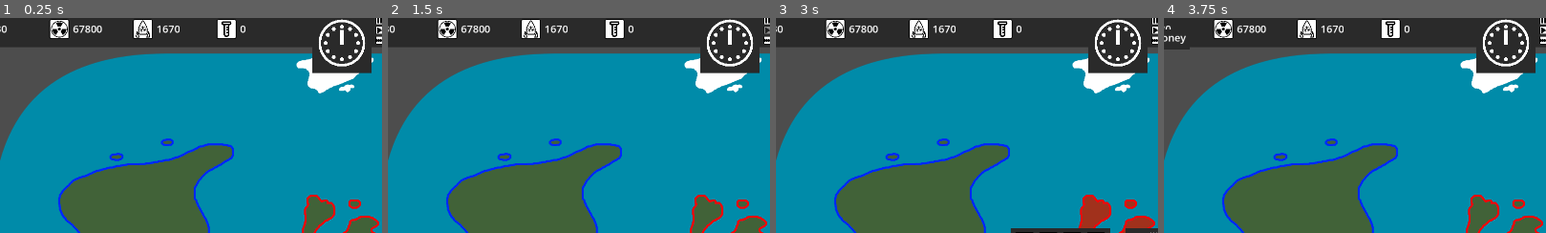
Above: before the commit, frames 1-4 (left to right).
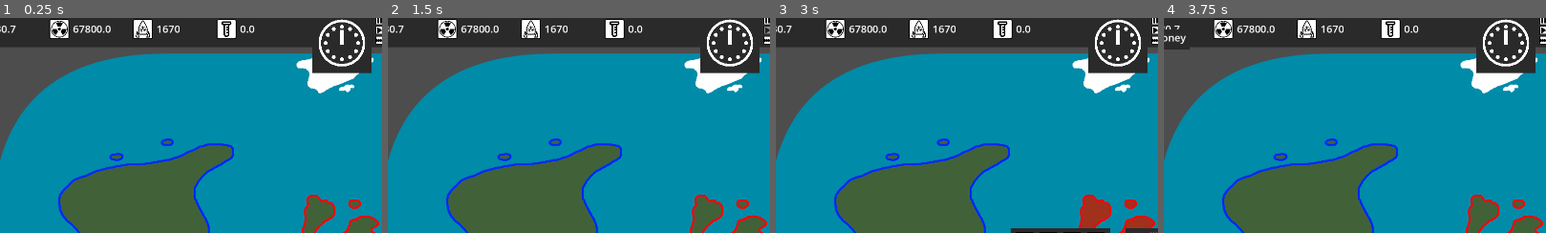
Above: after the commit, the same moments.

Repository: Stev51/gmtk-jam-2026
Game: Godot game, scene res://scenes/main.tscn
Two runs of this game, one before a commit and one after it. Both use one fixed random seed, a clock stepped at 60 frames per second and the inputs below.
Inputs (mouse positions are % of the whole screen's width and height, from its top left):
- Up to frame 1 (0.25 s): no input
- Up to frame 2 (1.5 s): click (55, 4) at 0.5 s; click (55, 4) at 1.25 s
- Up to frame 3 (3 s): click (55, 4) at 2 s; tap Enter at 2.75 s; move the mouse to (50, 50) at 2.77 s; hold 1 (x1_speed) from 2.78 s (still down); click (50, 50) at 2.92 s
- Up to frame 4 (3.75 s): tap Space (pause) at 3.5 s; move the mouse to (2, 4) at 3.52 s; release 1 (x1_speed) at 3.53 s; tap 2 (x2_speed) at 3.6 s; click (2, 4) at 3.67 s
The pictures show only the part of the screen within x 5-55%, y 1-51%; the shares and areas given below are measured in that part.

The runs differ from the first frame. In frame 1, 0.1% of the frame differs, in the area x 2-67%, y 3-8%; in frame 2, 0.1%; in frame 3, 0.1%; in frame 4, less than 0.1%.

Commit message:
Top bar decimals

Diff:
--- a/scripts/resource_displays.gd
+++ b/scripts/resource_displays.gd
@@ -9,10 +9,10 @@
 @onready var influence_node = $GridContainer/Influence
 
 func _process(_delta: float) -> void:
-		money_node.set_text("$" + str(int(Globals.PlayerCountry.money)))
-		uranium_node.set_text(str(int(Globals.PlayerCountry.uranium)))
+		money_node.set_text("$" + str(snapped(Globals.PlayerCountry.money, 0.01)))
+		uranium_node.set_text(str(snapped(Globals.PlayerCountry.uranium, 0.01)))
 		nukes_node.set_text(str(int(Globals.PlayerCountry.nukes)))
-		research_node.set_text(str(int(Globals.PlayerCountry.research_progress)))
+		research_node.set_text(str(snapped(Globals.PlayerCountry.research_progress, 0.01)))
 		labs_node.set_text(str(int(Globals.PlayerCountry.labs)))
 		mines_node.set_text(str(int(Globals.PlayerCountry.mines)))
-		influence_node.set_text(str(Globals.PlayerCountry.influence[Globals.PlayerCountry.index]))
+		influence_node.set_text(str(snapped(Globals.PlayerCountry.influence[Globals.PlayerCountry.index], 0.01)))
